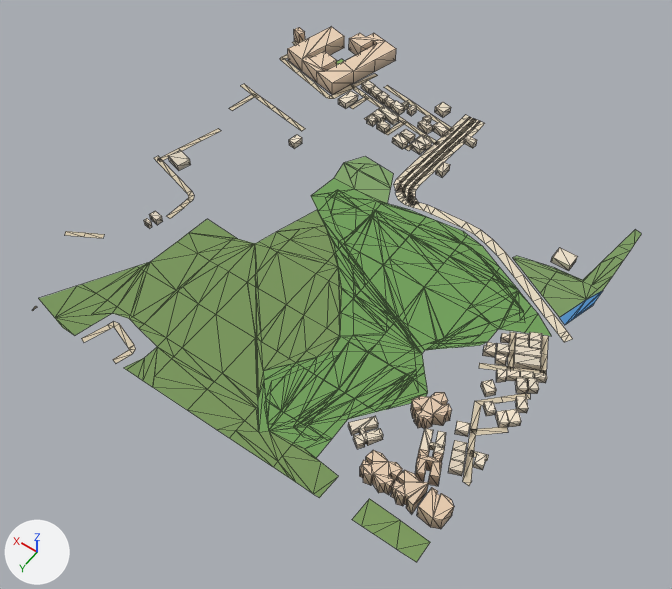
Before and after pictures for a commit that changed the glTF model public/assets/bengaluru-region-v1/tiles/t27_4-l1.glb.
Camera for both pictures: a camera (50 mm lens) standing at (13379.0, 2783.0, 744.0) and looking at (13734.0, 2287.0, -35.0). Arrows for +X, +Y and +Z are at lower left; the lights stay in place. The picture after the commit comes second. Mesh edges are drawn as thin lines. Vertices at exactly the same position are counted once.

Names of what the first picture shows: 'building', 'ground' and 1 more.
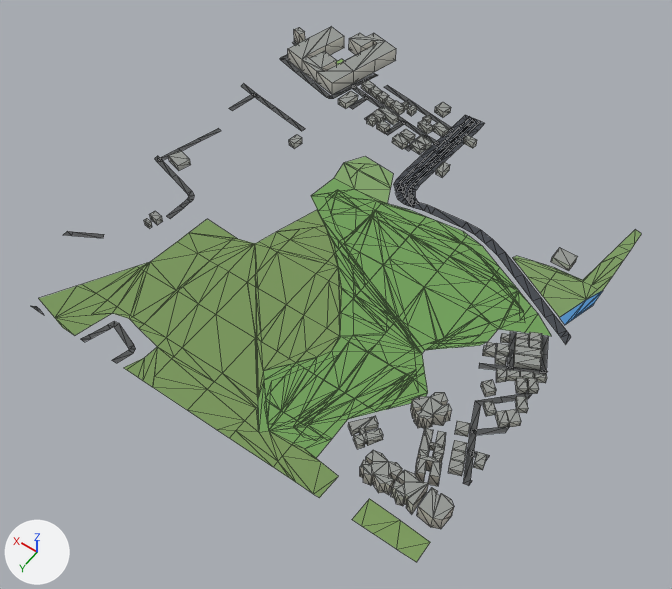
Boxes (x1, y1, x2, y2) around the edits, measured in the pictures (672 x 589 px; the box of a moved part takes in the faces that stretch with it):
'ground', reshaped: before (32, 41, 641, 562); after (31, 41, 641, 562)
part 1 of me_building, recoloured: (144, 27, 577, 529) in both
part 2 of me_ground, moved or reshaped: before (32, 231, 135, 363); after (31, 231, 135, 363)
part 3 of me_ground, moved or reshaped: (241, 41, 378, 99) in both
part 4 of me_ground, moved or reshaped: before (463, 334, 573, 486); after (463, 334, 571, 486)
part 5 of me_ground, moved or reshaped: before (457, 117, 477, 131); after (457, 116, 475, 133)
part 6 of me_ground, recoloured: (65, 43, 571, 486) in both

What the commit changed:
me_building is used by ob_building; location (13500.0, 2000.0, 0.0).
me_building had 734 vertices, 975 faces and spanned x -7.0..501.0, y -49.0..467.0, z 0.0..18.0.
me_building now has 734 vertices, 1216 faces and spans x -7.0..501.0, y -49.0..467.0, z 0.0..18.0.
me_building part 1: 975 kept faces spanning x -7.0..501.0, y -49.0..467.0, z 0.0..18.0 get new vertex colours.
Edits to the shape of me_building do not show in these pictures.
me_ground is used by ob_ground; location (13500.0, 2000.0, 0.0).
me_ground had 664 vertices, 770 faces and spanned x -3.0..501.0, y -1.0..503.0, z 1.0.
me_ground now has 671 vertices, 777 faces and spans x 0.0..500.0, y 0.0..500.0, z 1.0.
me_ground part 2: 10 vertices moved from x 334.0..501.0, y 398.0..501.0, z 1.0 to x 334.0..500.0, y 404.0..500.0, z 1.0; 7 vertices removed from x 382.0..453.0, y 497.0..503.0, z 1.0; 11 vertices added at x 379.0..458.0, y 491.0..500.0, z 1.0.
me_ground part 3: 8 vertices moved from x 393.0..501.0, y 1.0..115.0, z 1.0 to x 394.0..500.0, y 0.0..115.0, z 1.0; 7 vertices removed from x 375.0..501.0, y -1.0..65.0, z 1.0; 9 vertices added at x 374.0..500.0, y 0.0..65.0, z 1.0.
me_ground part 4: 8 vertices moved from x -3.0..7.0, y 221.0..415.0, z 1.0 to x 0.0..5.0, y 220.0..416.0, z 1.0; 6 vertices removed from x -2.0..27.0, y 269.0..369.0, z 1.0; 7 vertices added at x 0.0..28.0, y 271.0..368.0, z 1.0.
me_ground part 5: 2 vertices removed from x 234.0..244.0, y 5.0..6.0, z 1.0; 2 vertices added at x 234.0..244.0, y 5.0..6.0, z 1.0.
me_ground part 6: 225 kept faces spanning x 0.0..500.0, y 0.0..500.0, z 1.0 get new vertex colours; the middle colour goes from beige #d7c9ae to dark grey #535556.
Other edits to the shape of me_ground do not show in these pictures.
